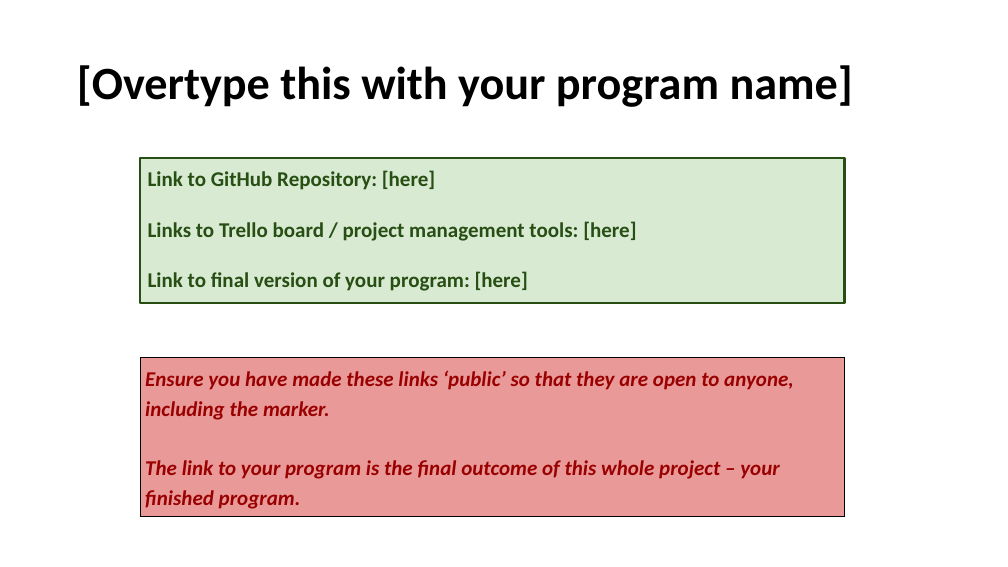
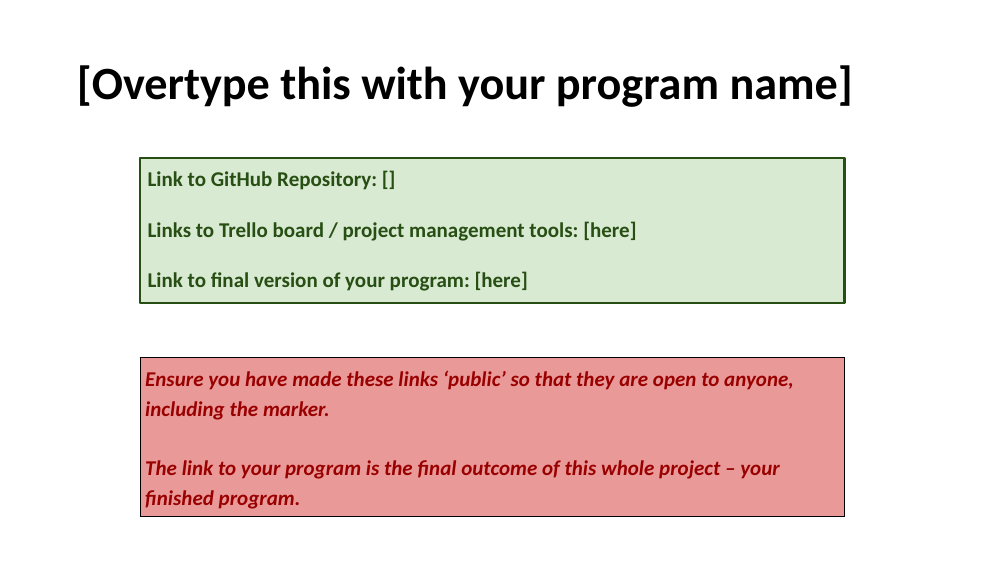
Before and after one commit to Septem06/assesment, a slide deck: slide 2 of 1.7 and 1.8 documentation .pptx. Drawn at 1008x567 pixels with LibreOffice and Linux fonts; fonts in the diff are those of the drawing. Boxes give left, top, right and bottom in pixels: in the first picture for what was removed or moved away, otherwise in the second. Text is boxed around its words. In the diff, an @@ line names an element or a change of style, - is before the commit and + after.

```diff
--- a/1.7 and 1.8 documentation .pptx
+++ b/1.7 and 1.8 documentation .pptx
@@ text in rectangle at bbox=[148, 171, 377, 190]: text changed @@
-Link to GitHub Repository: [here]
+Link to GitHub Repository: []
```
